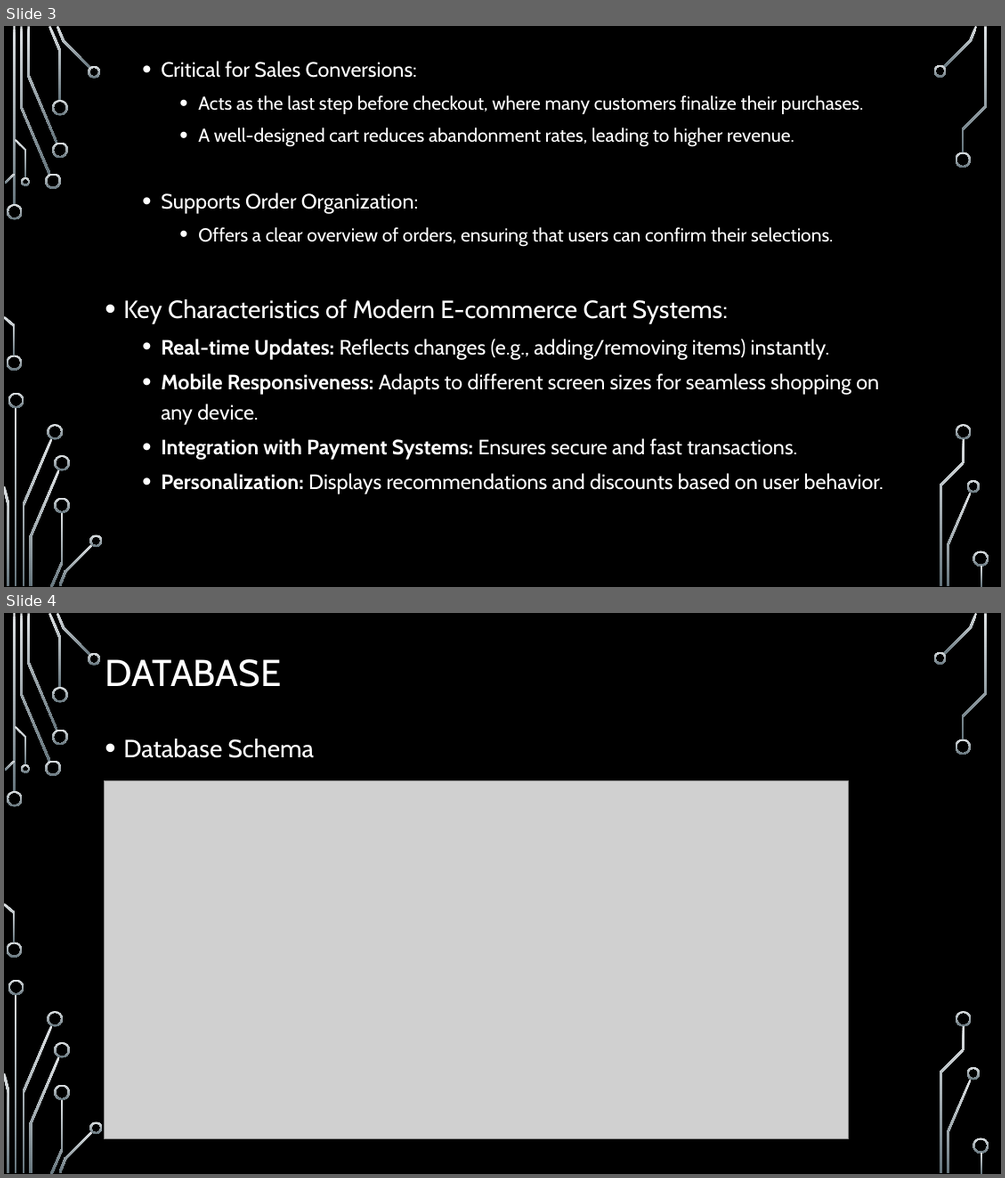
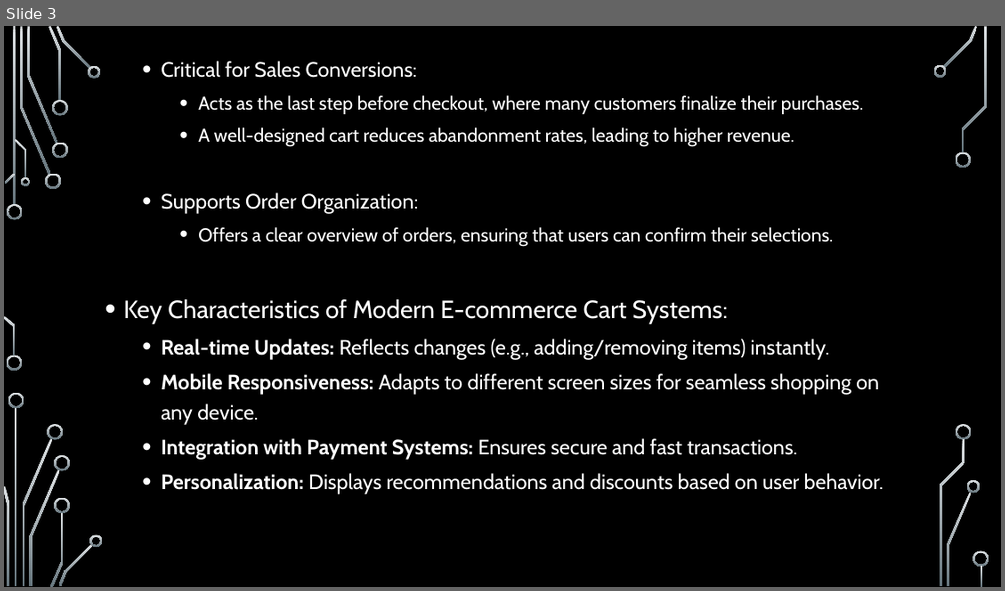
Before and after one commit to KunalDig/E-CartProjectFiles, a slide deck: E-commerce Cart System.pptx. Shown one above the other, each under a label of ours: slides 3 and 4 before the commit, slide 3 after it. The pictures are 1005x1178 and 1005x591 pixels, drawn with LibreOffice and Linux fonts; fonts in the diff are those of the drawing; grey boxes stand for pictures; background and template pictures are left out. Boxes give left, top, right and bottom in pixels: in the first picture for what was removed or moved away, otherwise in the second. Text is boxed around its words. In the diff, an @@ line names an element or a change of style, - is before the commit and + after.

```diff
--- a/E-commerce Cart System.pptx
+++ b/E-commerce Cart System.pptx
@@ slide 4 removed at [4, 613, 1001, 1174], background picture (left out); not listed: 36 template elements that a slide beside it also shows @@
@@ title removed at [105, 659, 281, 687] @@
-DATABASE
@@ text removed at [123, 738, 315, 758] @@
-• Database Schema
@@ picture removed at [105, 780, 849, 1139] @@
```
Also in this commit, not shown: 6 slides added, 1 other slide removed, 1 other file.
